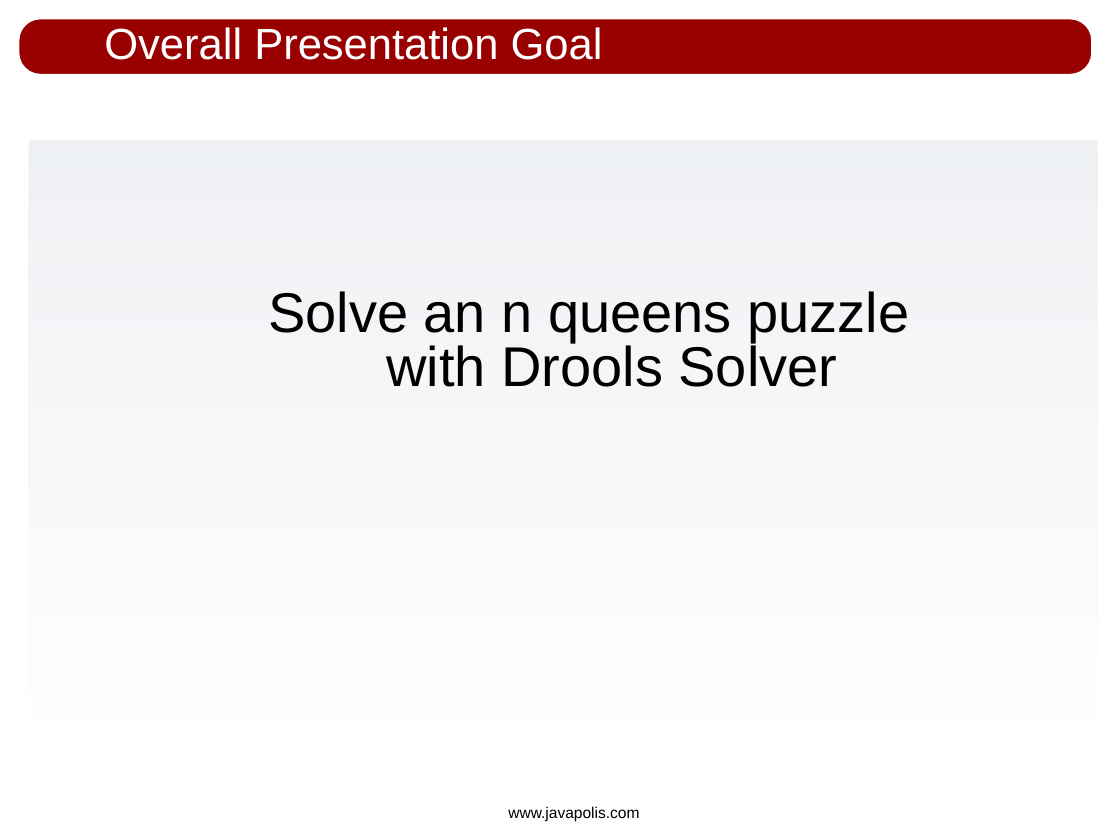
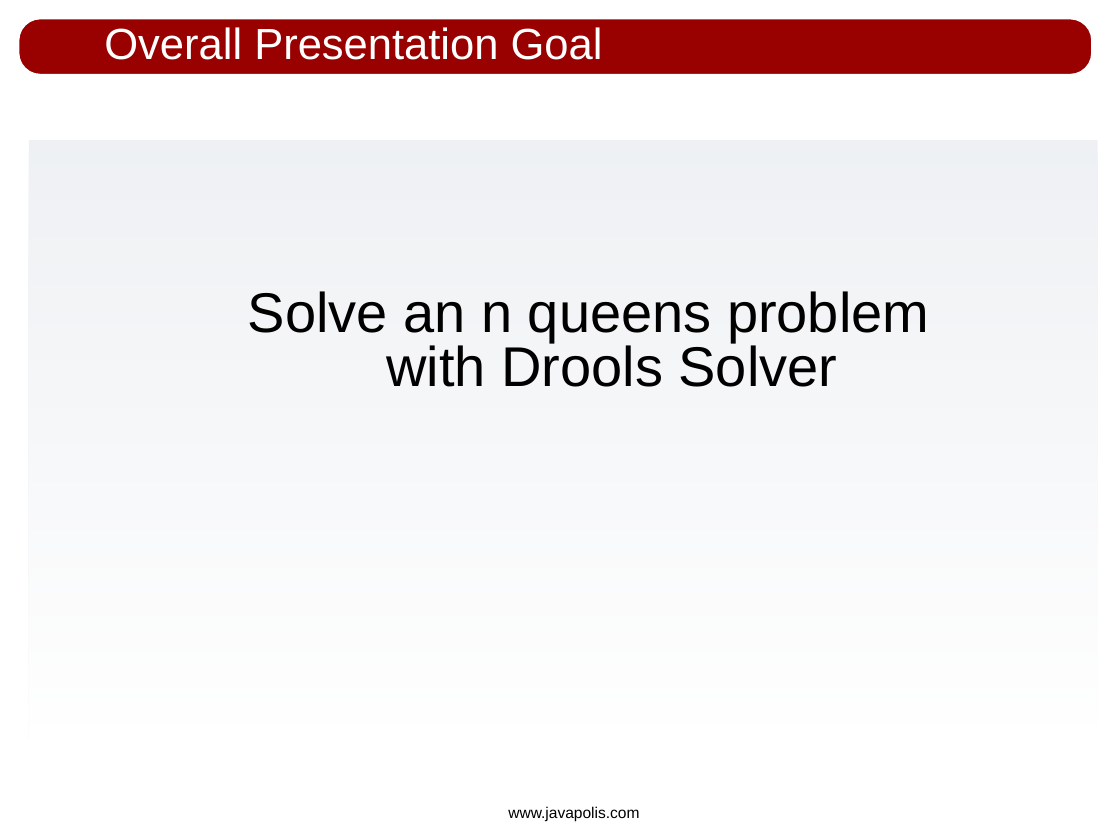
Before and after one commit to bobmcwhirter/drools, a slide deck: slide 3 of drools-solver/src/presentations/drools-solver_javapolis_2007.odp. Drawn at 1120x840 pixels with LibreOffice and Linux fonts; fonts in the diff are those of the drawing; background and template pictures are left out. Boxes give left, top, right and bottom in pixels: in the first picture for what was removed or moved away, otherwise in the second. Text is boxed around its words. In the diff, an @@ line names an element or a change of style, - is before the commit and + after.

Commit message:
more slides

```diff
--- a/drools-solver/src/presentations/drools-solver_javapolis_2007.odp
+++ b/drools-solver/src/presentations/drools-solver_javapolis_2007.odp
@@ text at [248,291,929,387]: text changed @@
-Solve an n queens puzzle
-with Drools Solver
+Solve an n queens problem
+with Drools Solver
```
Also in this commit, not shown: 2 other slides changed, 6 slides added, 1 slide removed.
